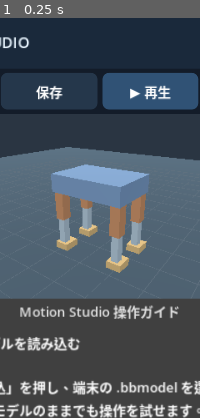
Above: before the commit, frame 1.
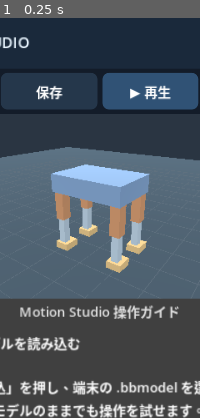
Above: after the commit, the same moment.

Repository: shejklgaia-png/Motion_studio
Game: Godot game, scene res://Main.tscn
Two runs of this game, one before a commit and one after it. Both use one fixed random seed, a clock stepped at 60 frames per second and the inputs below.
Inputs:
- Up to frame 1 (0.25 s): no input
The pictures show only the part of the screen within x 25-75%, y 0-50%; the shares and areas given below are measured in that part.

The runs differ from the first frame. In frame 1, 4.2% of the frame differs, in the area x 26-75%, y 36-64%.

Commit message:
Use explicit flat face normals and unfiltered hard-edge materials

Diff:
--- a/scripts/MotionRig.gd
+++ b/scripts/MotionRig.gd
@@ -40,8 +40,9 @@
 func _color(rgb: Color) -> StandardMaterial3D:
 	var material := StandardMaterial3D.new()
 	material.albedo_color = rgb
-	material.metallic = 0.25
-	material.roughness = 0.6
+	material.metallic = 0.0
+	material.roughness = 1.0
+	material.texture_filter = BaseMaterial3D.TEXTURE_FILTER_NEAREST
 	return material
 
 func _register_part(label: String, node: Node3D) -> String:
